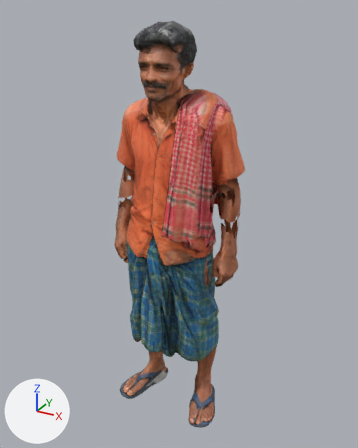
A saved change to the glTF model made/rahim.glb.
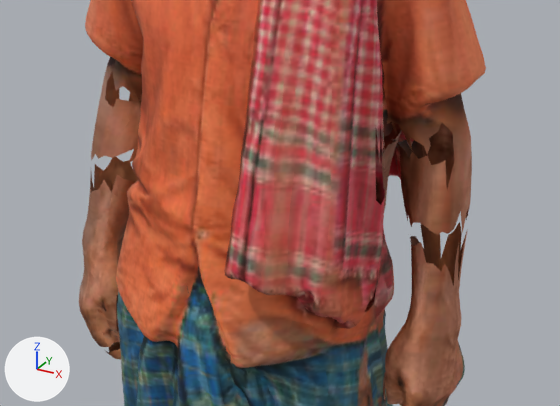
Each version appears first whole from a 50 mm camera at (0.905, -1.575, 1.677) aimed at (0.006, 0.06, 0.859), and next in a close-up on the part from 25% to 75% of the width and 33% to 62% of the height. Every picture has the same lights, and +X, +Y and +Z are marked at lower left. The older version's two pictures come first. Vertices at exactly the same position are counted once.

The older version as bpy lines, for what is in view:
```python
me_geometry_0 = bpy.data.meshes.new('geometry_0')
me_geometry_0.from_pydata(...)  # 11973 vertices, 23572 faces; spans x -0.28..0.28, y -0.16..0.23, z 0.0..1.63
me_geometry_0.materials.append(mat_ai_body_photo)  # picture img_ai_body_photo
ob_ai_body = bpy.data.objects.new('ai_body', me_geometry_0)
ob_ai_body.location = (0.0, 0.0, 0.0)
```
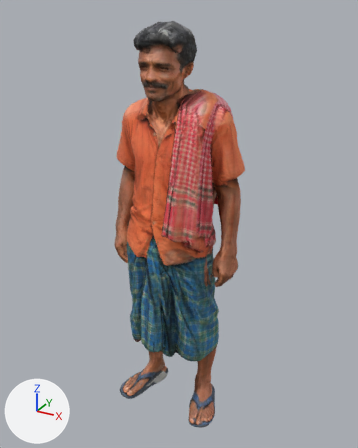
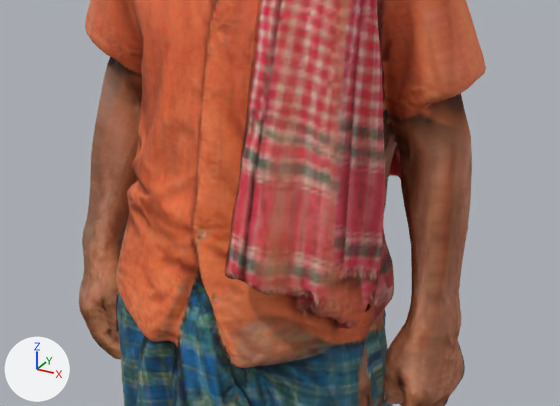
Commit message: Characters: rahim (run 20)

What differs and where, as boxes (x1, y1, x2, y2) in the close-ups (560 x 406 px):
part 1 of me_geometry_0, built on: after (90, 72, 470, 354)

Diff of the bpy script that builds the scene:
```diff
--- a/made/rahim.glb.py
+++ b/made/rahim.glb.py
@@ me_geometry_0 @@
 # used by ob_ai_body; location = (0.0, 0.0, 0.0)
-me_geometry_0.from_pydata(...)  # 11973 vertices, 23572 faces; spans x -0.28..0.28, y -0.16..0.23, z 0.0..1.63
+me_geometry_0.from_pydata(...)  # 11999 vertices, 23942 faces; spans x -0.28..0.28, y -0.16..0.23, z 0.0..1.63
+# me_geometry_0 part 1
+# 32 faces are deleted
+# 5 vertices move within x -0.26..-0.21, y 0.03..0.1, z 0.67..1.11
+# 26 vertices are added at x -0.26..0.25, y -0.05..0.11, z 0.67..1.03
+# 402 new faces join them
+# other edits to the shape of me_geometry_0 do not show in these pictures
 me_geometry_0.materials.append(mat_ai_body_photo)
```
